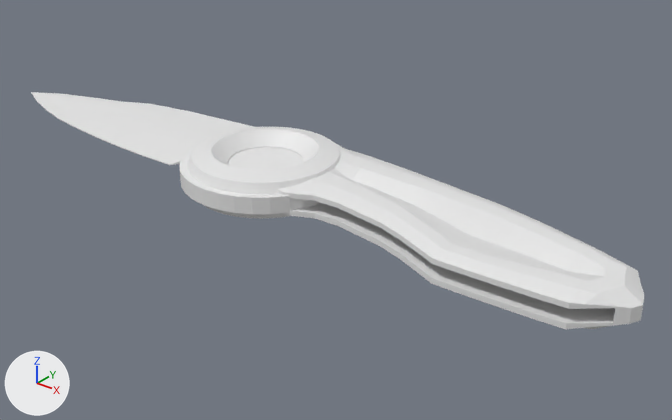
The glTF model shooter/objects/knife_01.glb: old version first, new version second.
Rendered twice from a 50 mm camera at (0.0366, -0.1226, 0.0869) aimed at (-0.086, 0.0307, -0.0082). Every picture has the same lights, and +X, +Y and +Z are marked at lower left. Vertices at the same position are counted once.

The first picture shows 'blade', 'blade_pivot', 'handle', 'handle_pivot'.
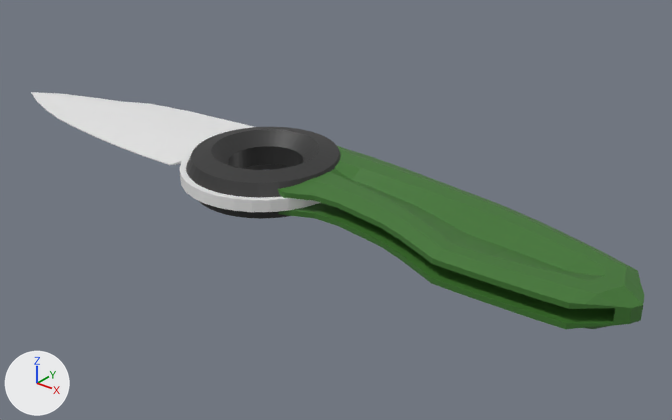
Commit message: Updated knife

Pixel boxes [x1, y1, x2, y2] of what changed, in the pictures (672 x 420 px):
'handle', recoloured (white to green)
    both: [278, 146, 644, 329]
'handle_pivot', recoloured
    both: [186, 127, 341, 219]
'blade_pivot', reshaped
    before: [179, 143, 341, 214]
    after: [180, 152, 320, 212]

What changed in the scene script:
```text
Add mat_mat_knife_handle:
    mat_mat_knife_handle = principled_material('mat_knife_handle')
    mat_mat_knife_handle.base_color = (0.0475, 0.173, 0.0277)  # dark green #3e732e
Add mat_mat_handle_pivot:
    mat_mat_handle_pivot = principled_material('mat_handle_pivot')
    mat_mat_handle_pivot.base_color = (0.0311, 0.0311, 0.0311)  # black #313131
Change me_torus_001:
    where me_torus_001.from_pydata(...)  # 336 vertices, 672 faces; spans x -0.0192..0.0192, y -0.0192..0.0192, z -0.0053..0.0053
    add me_torus_001.materials.append(mat_mat_handle_pivot)  # black #313131
Change me_cube_001:
    where me_cube_001.from_pydata(...)  # 226 vertices, 448 faces; spans x -0.05..0.0406, y -0.0359..-0.002, z -0.0036..0.0036
    add me_cube_001.materials.append(mat_mat_knife_handle)  # dark green #3e732e
Change me_cylinder:
    used by ob_blade_pivot; location = (-0.1018, 0.0242, 0.0001)
    remove me_cylinder.from_pydata(...)  # 64 vertices, 124 faces; spans x -0.02..0.02, y -0.02..0.02, z -0.002..0.002
    add me_cylinder.from_pydata(...)  # 128 vertices, 256 faces; spans x -0.02..0.02, y -0.02..0.02, z -0.0015..0.0014
    me_cylinder part 1: the whole mesh is rebuilt
    add me_cylinder.materials.append(mat_material)  # white #e7e7e7
```
